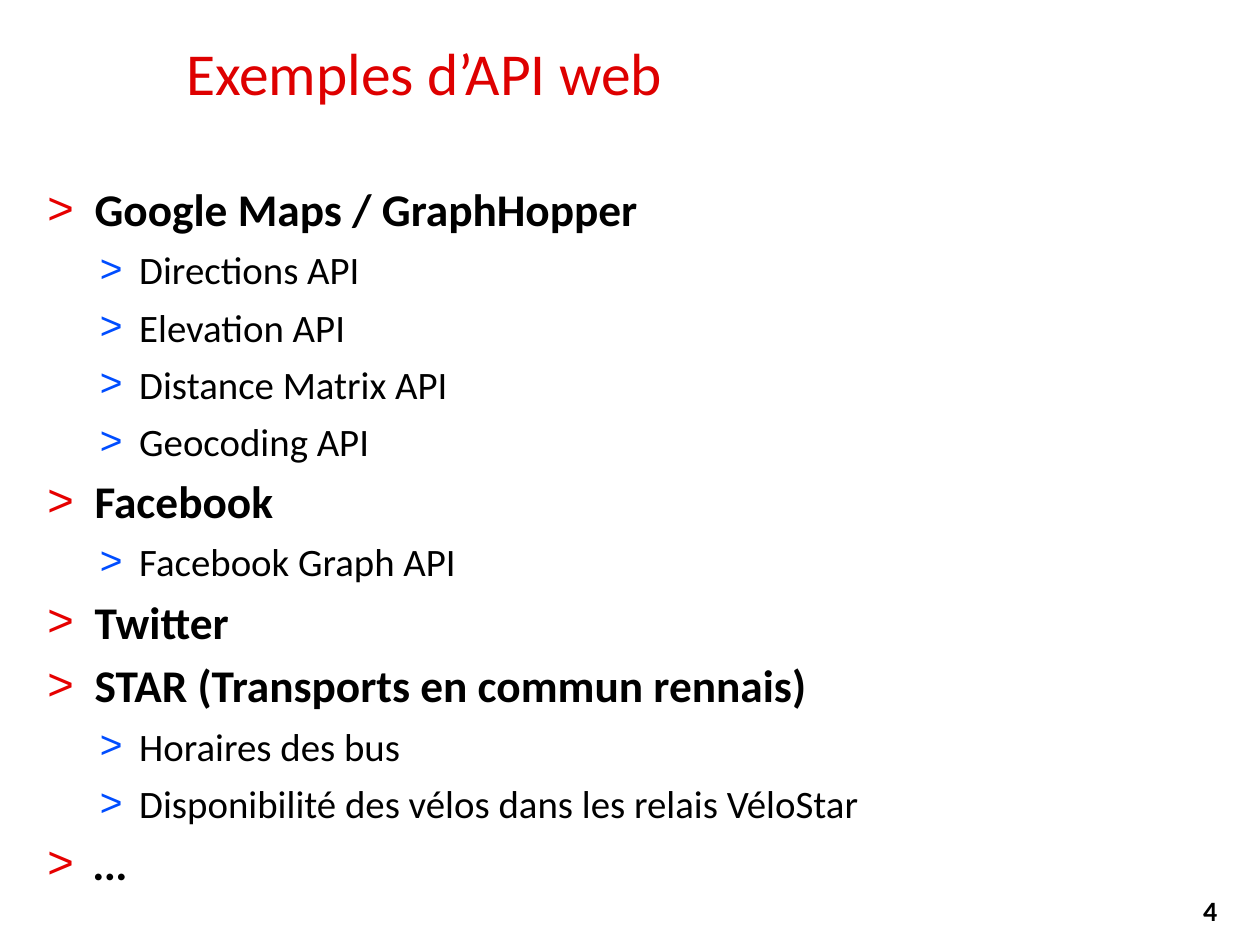
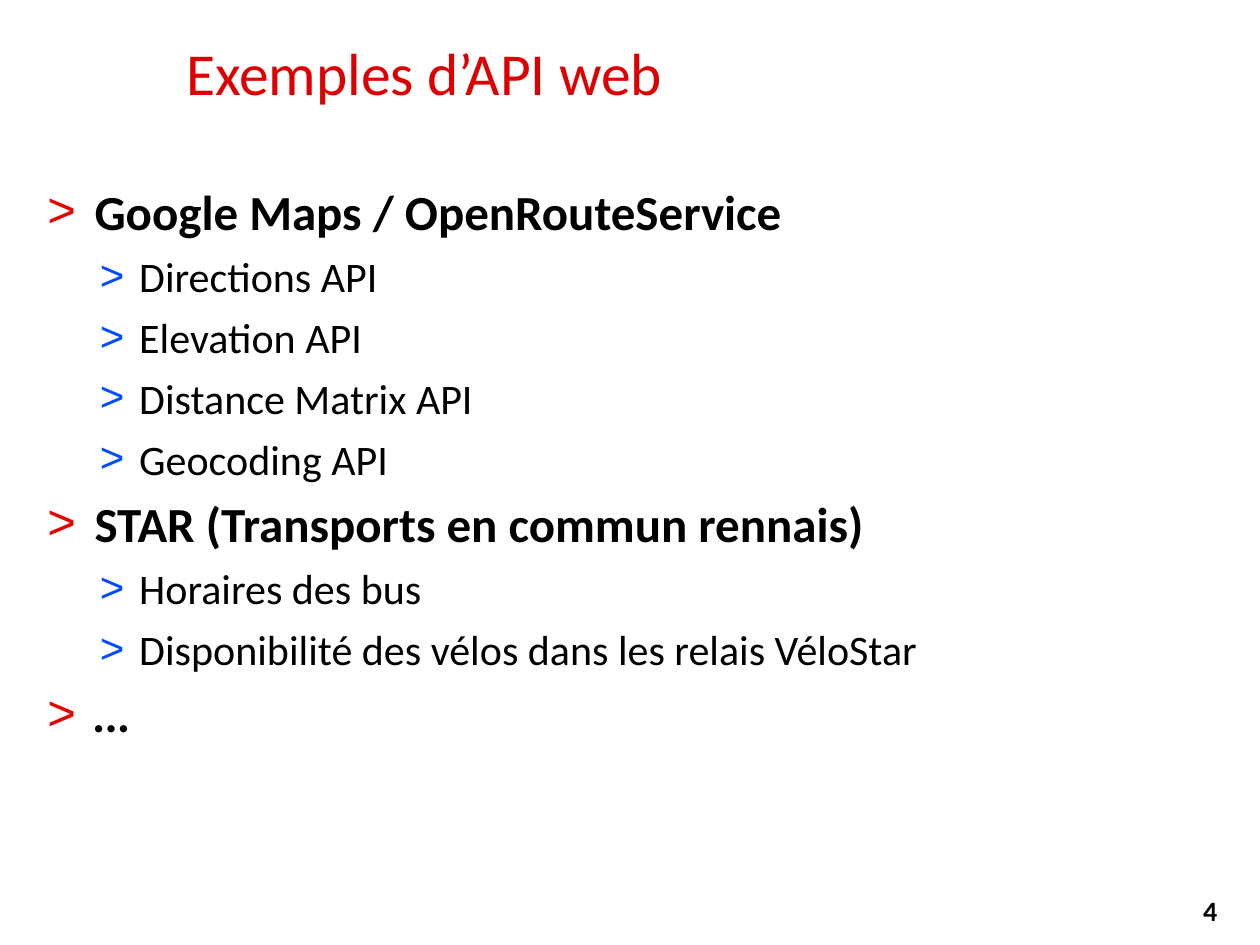
Before and after one commit to alemaitr/python_opendata_l2, a slide deck: slide 4 of cours3.pptx. Drawn at 1260x945 pixels with LibreOffice and Linux fonts; fonts in the diff are those of the drawing; background and template pictures are left out. Boxes give left, top, right and bottom in pixels: in the first picture for what was removed or moved away, otherwise in the second. Text is boxed around its words. In the diff, an @@ line names an element or a change of style, - is before the commit and + after.

Commit message:
Mise à jour Cours 3 Open Route Service

```diff
--- a/cours3.pptx
+++ b/cours3.pptx
@@ text at (x1=95, y1=195, x2=781, y2=239): text changed; size 25.9 to 28 pt @@
-> Google Maps / GraphHopper
+> Google Maps / OpenRouteService
@@ text at (x1=95, y1=263, x2=917, y2=672): size 22.2 to 24 pt in "Directions API", "Elevation API", "Distance Matrix API", "Geocoding API" and 2 more places; size 25.9 to 28 pt in "STAR (Transports en commun rennais)", "…" @@
@@ text at (x1=95, y1=486, x2=455, y2=640): paragraphs removed @@
-> Facebook
-  > Facebook Graph API
-> Twitter
```
Also in this commit, not shown: 3 other slides changed, 4 slides added, 6 slides removed, 1 other file.
